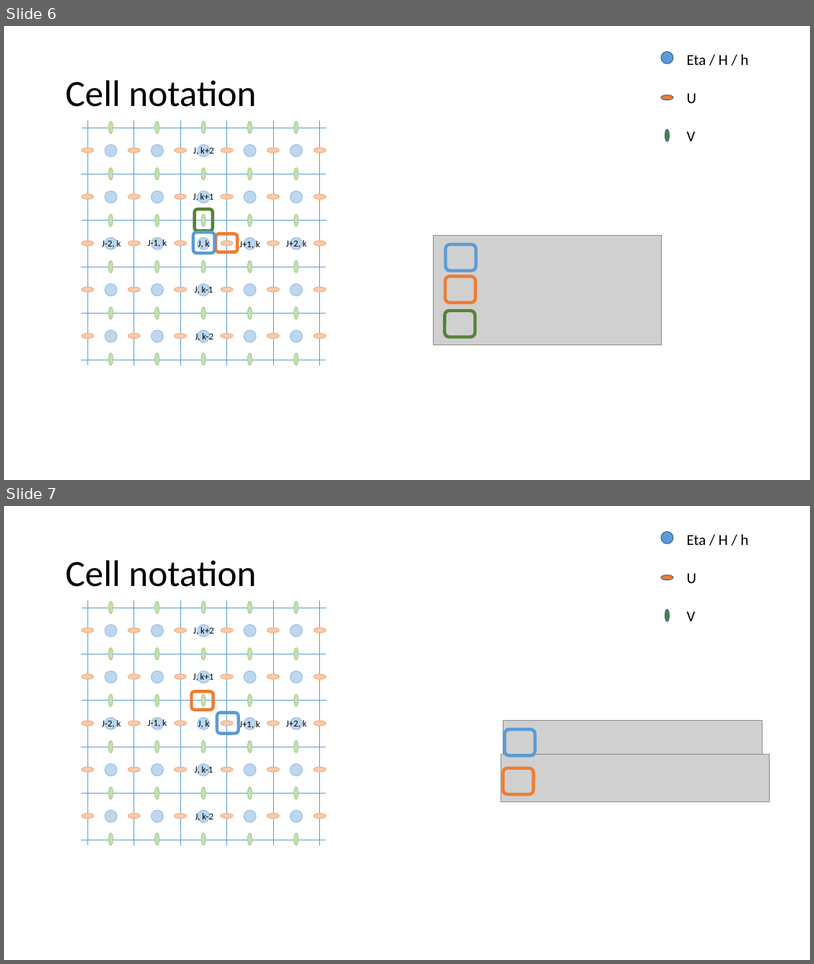
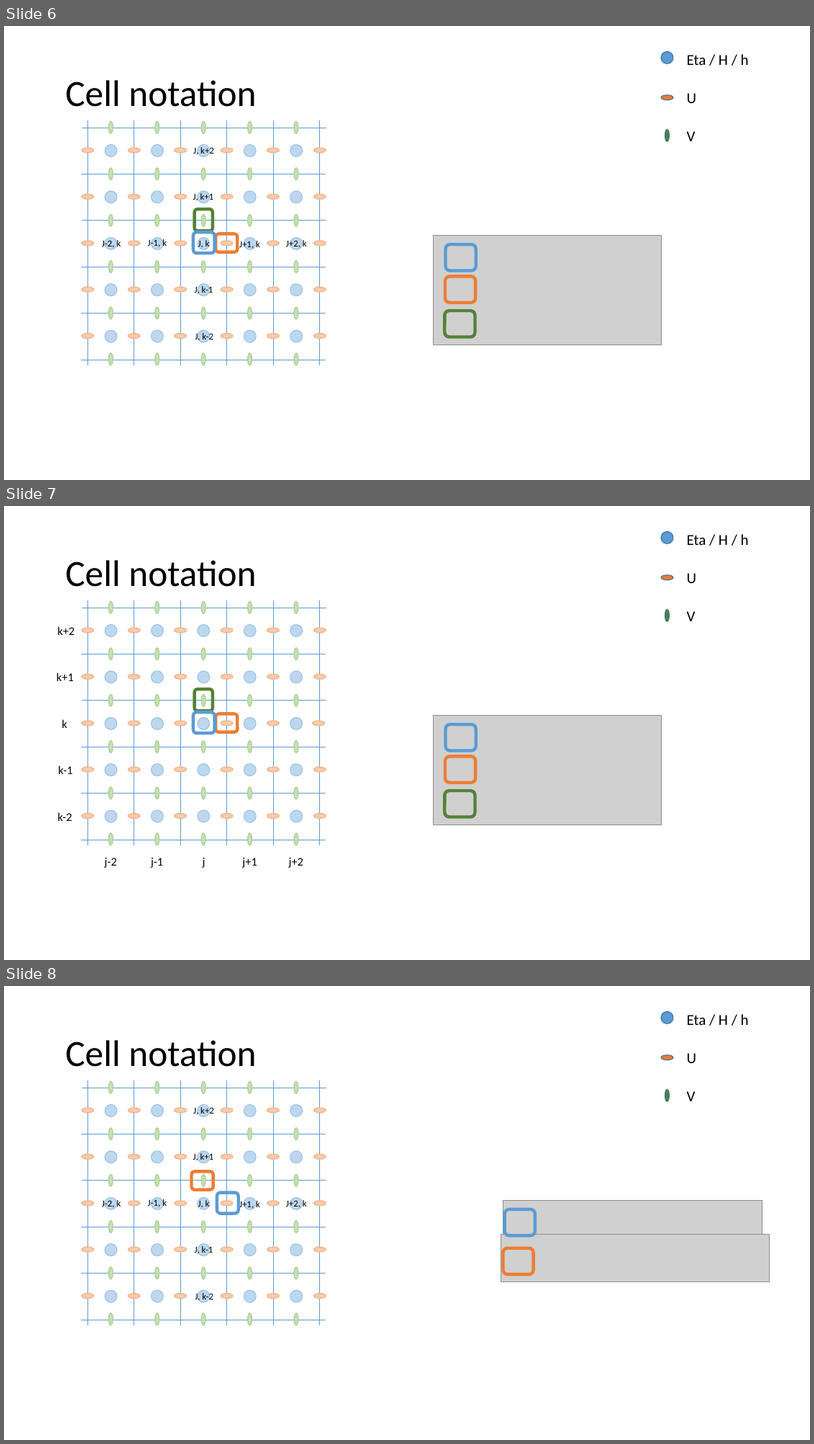
Before and after one commit to metno/gpu-ocean, a slide deck: python/fbl_ctcs_stencils.pptx. Shown one above the other, each under a label of ours: slides 6 and 7 before the commit, slides 6, 7 and 8 after it. The pictures are 814x964 and 814x1444 pixels, drawn with LibreOffice and Linux fonts; fonts in the diff are those of the drawing; grey boxes stand for pictures. Boxes give left, top, right and bottom in pixels: in the first picture for what was removed or moved away, otherwise in the second. Text is boxed around its words. In the diff, an @@ line names an element or a change of style, - is before the commit and + after.

Commit message:
New position for indices on first overview picture

```diff
--- a/python/fbl_ctcs_stencils.pptx
+++ b/python/fbl_ctcs_stencils.pptx
@@ slide 7 added at (4,506,810,960), background #FFFFFF @@
@@ title added at (65,560,256,587), 44 pt, text #000000 @@
+Cell notation
@@ group added at (82,600,327,845): 12 lines @@
@@ group added at (661,531,749,621): 3 ellipses, 3 texts @@
+Eta / H / h
+U
+V
@@ rounded rectangle added at (195,690,213,711), outline #548235 3.75 pt @@
@@ rounded rectangle added at (193,713,214,734), outline #5B9BD5 3.75 pt @@
@@ rounded rectangle added at (216,713,237,731), outline #ED7D31 3.75 pt @@
@@ picture added at (434,715,661,824) @@
@@ rounded rectangle added at (445,724,476,750), outline #5B9BD5 3.75 pt @@
@@ rounded rectangle added at (445,757,476,782), outline #ED7D31 3.75 pt @@
@@ group added at (57,626,304,869): 10 texts @@
+j-2
+j-1
+j+1
+j+2
+j
+k
+k+1
+k+2
+k-2
+k-1
@@ rounded rectangle added at (445,790,476,816), outline #548235 3.75 pt @@
@@ group added at (105,625,302,822): 25 ellipses @@
@@ group added at (82,628,326,818): 30 ellipses @@
@@ group added at (108,602,298,845): 30 ellipses @@
@@ what was slide 7 is now slide 8 @@
```
Also in this commit, not shown: 2 other slides added.
